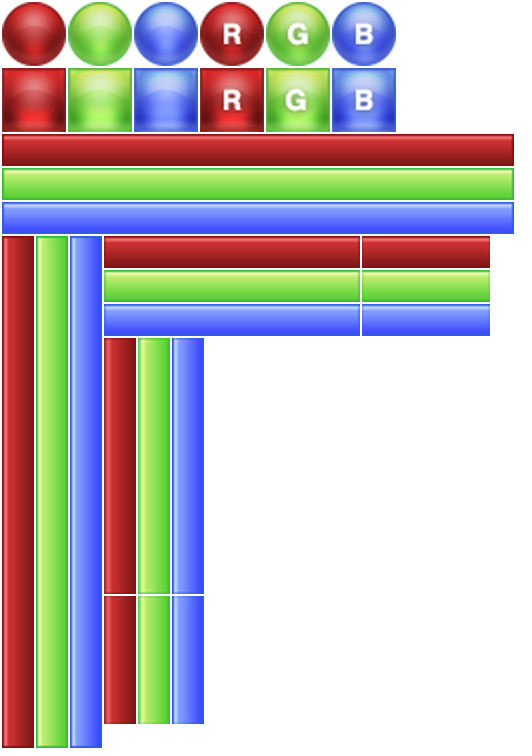
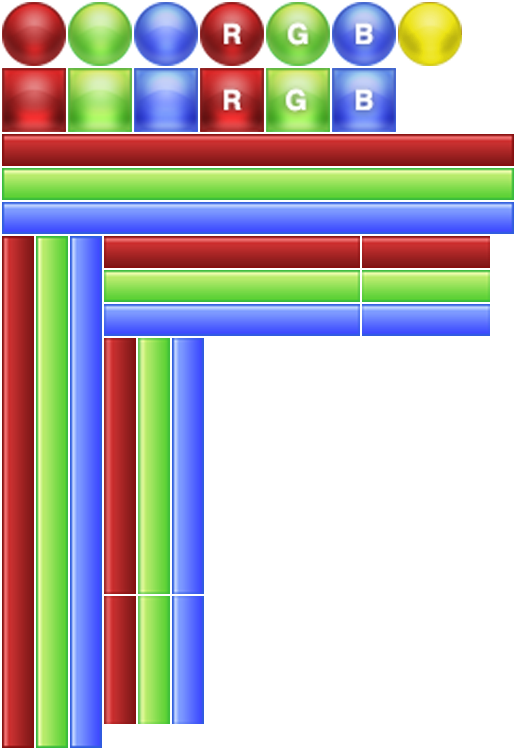
Two versions of the same layered image (532 x 756). Layer-by-layer changes:
added layer "circle-yellow" above "circle-red" over box(398, 2, 462, 66)
